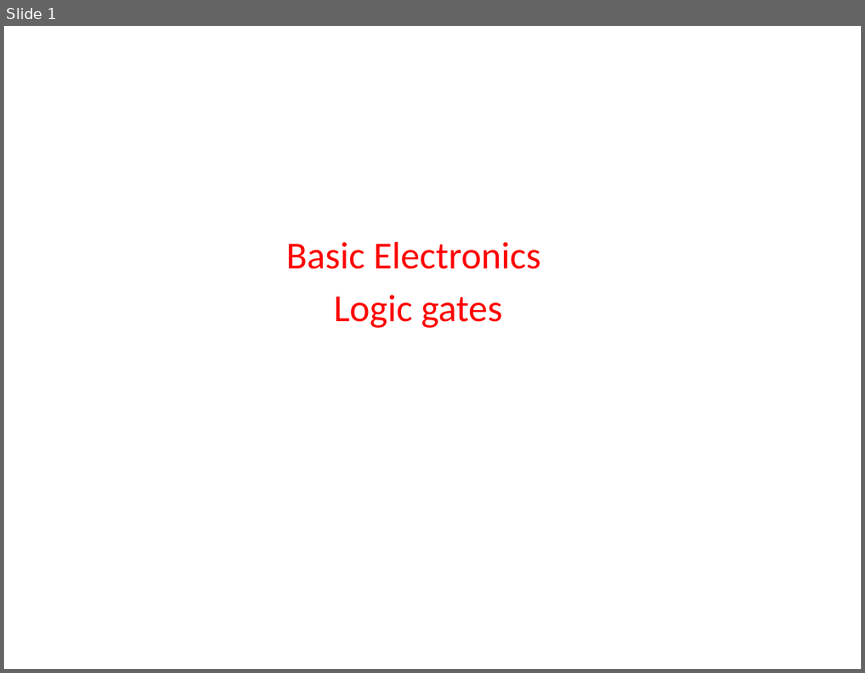
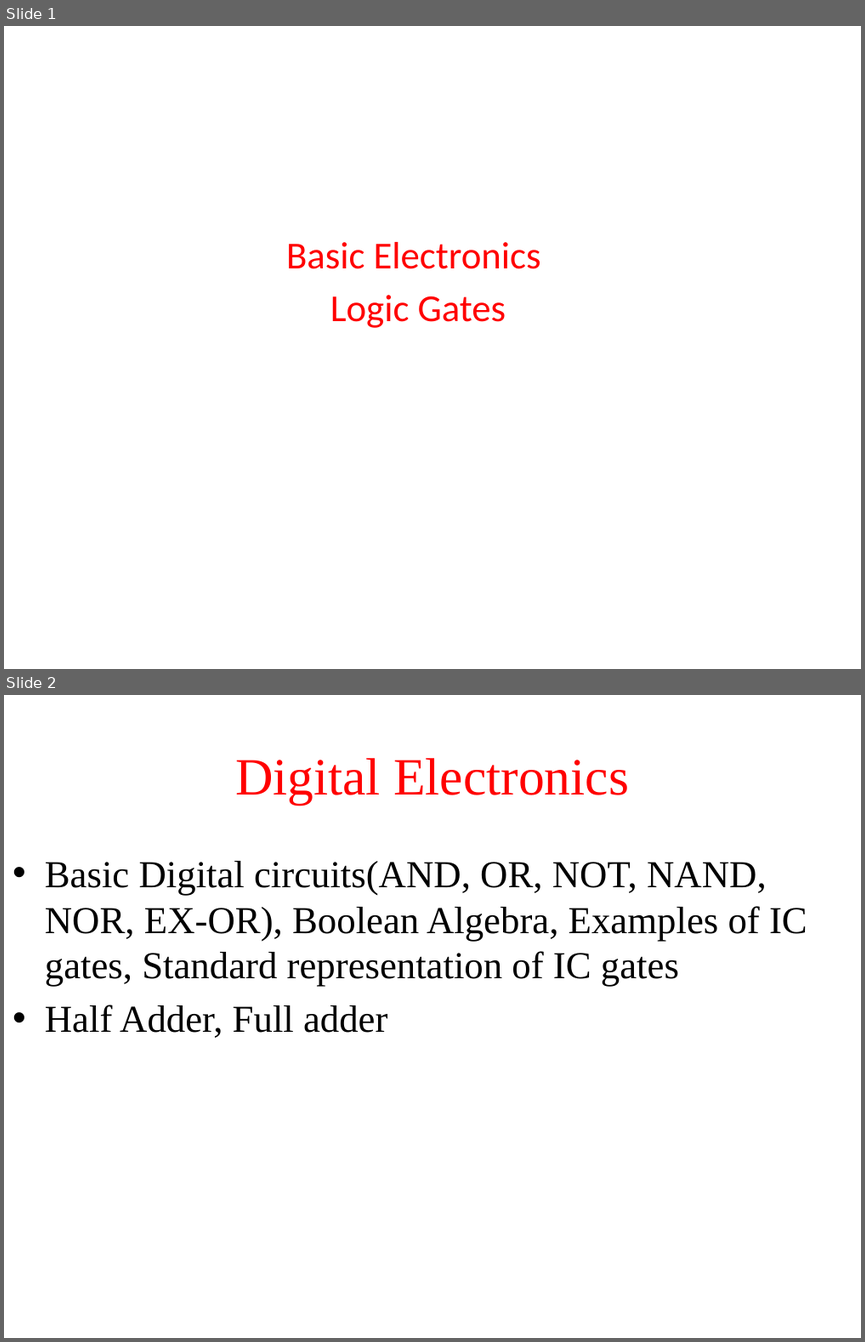
Before and after one commit to madhavirepe/Logic-Design, a slide deck: Logic gates.pptx. Shown one above the other, each under a label of ours: slide 1 before the commit, slides 1 and 2 after it. The pictures are 865x673 and 865x1342 pixels, drawn with LibreOffice and Linux fonts; fonts in the diff are those of the drawing. Boxes give left, top, right and bottom in pixels: in the first picture for what was removed or moved away, otherwise in the second. Text is boxed around its words. In the diff, an @@ line names an element or a change of style, - is before the commit and + after.

```diff
--- a/Logic gates.pptx
+++ b/Logic gates.pptx
@@ slide 2 added at [4, 695, 861, 1338], background #FFFFFF @@
@@ title added at [235, 758, 629, 805], 44 pt, text #FF0000 @@
+Digital Electronics
@@ text added at [45, 861, 807, 1038], 32 pt, text #000000 @@
+• Basic Digital circuits(AND, OR, NOT, NAND, NOR, EX-OR), Boolean Algebra, Examples of IC gates, Standard representation of IC gates
+• Half Adder, Full adder
@@ slide 1 changed as well @@
@@ subtitle at [330, 295, 506, 328]: text changed @@
-Logic gates
+Logic Gates
```
Also in this commit, not shown: 23 other slides added.
